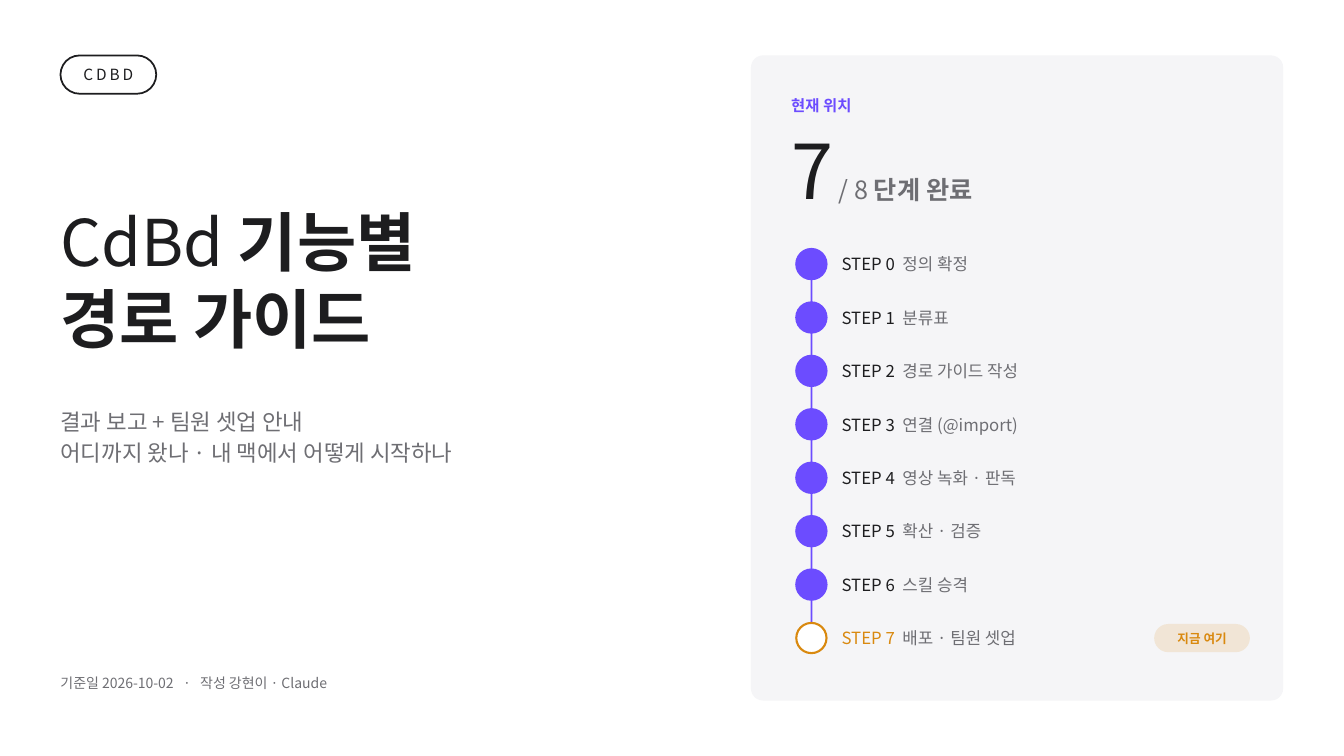
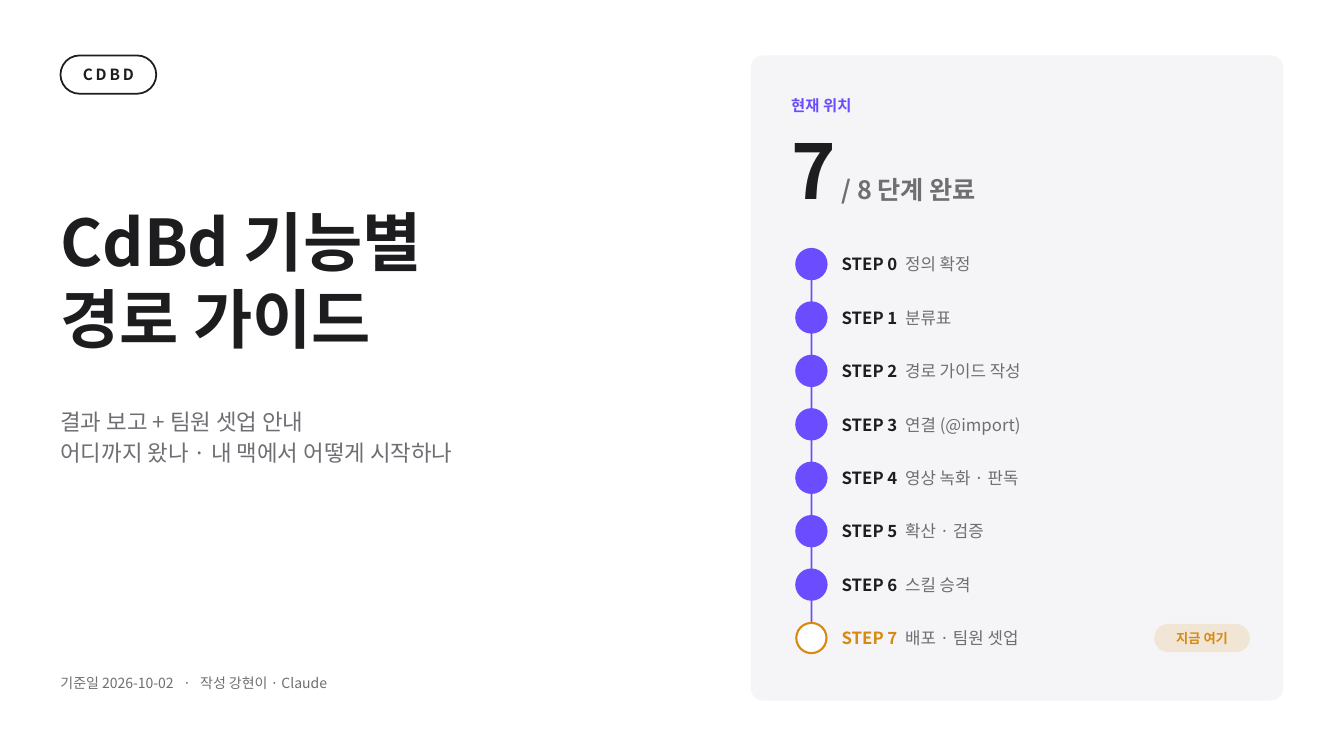
Before and after one commit to CdBd-in/design, a slide deck: slide 1 of _기능별 경로 가이드 — 결과 보고 발표 (2026-10-02).pptx. Drawn at 1344x756 pixels with LibreOffice and Linux fonts; fonts in the diff are those of the drawing. Boxes give left, top, right and bottom in pixels: in the first picture for what was removed or moved away, otherwise in the second. Text is boxed around its words. In the diff, an @@ line names an element or a change of style, - is before the commit and + after.

```diff
--- a/_기능별 경로 가이드 — 결과 보고 발표 (2026-10-02).pptx
+++ b/_기능별 경로 가이드 — 결과 보고 발표 (2026-10-02).pptx
@@ text "CDBD" at (x1=83, y1=68, x2=134, y2=80): bold on @@
@@ text "7 / 8 단계 완료" at (x1=791, y1=143, x2=976, y2=201): font Roboto to Noto Sans CJK KR in "단계 완료"; bold on in "7 / 8" @@
@@ title "CdBd 기능별" at (x1=60, y1=212, x2=422, y2=349): font Roboto to Noto Sans CJK KR in "기능별", "경로 가이드"; bold on in "CdBd" @@
@@ text "STEP 0 정의 확정" at (x1=842, y1=256, x2=971, y2=272): font Roboto to Noto Sans CJK KR in "정의 확정"; bold on in "STEP 0" @@
@@ text "STEP 1 분류표" at (x1=842, y1=310, x2=951, y2=326): font Roboto to Noto Sans CJK KR in "분류표"; bold on in "STEP 1" @@
@@ text "STEP 2 경로 가이드 작성" at (x1=842, y1=363, x2=1021, y2=379): font Roboto to Noto Sans CJK KR in "경로 가이드 작성"; bold on in "STEP 2" @@
@@ text "STEP 3 연결 (@import)" at (x1=842, y1=417, x2=1021, y2=435): font Roboto to Noto Sans CJK KR in "연결"; bold on in "STEP 3" @@
@@ text "STEP 4 영상 녹화 · ..." at (x1=842, y1=470, x2=1019, y2=486): font Roboto to Noto Sans CJK KR in "영상 녹화 판독"; bold on in "STEP 4" @@
@@ text "STEP 5 확산 · 검증" at (x1=842, y1=523, x2=984, y2=538): font Roboto to Noto Sans CJK KR in "확산 검증"; bold on in "STEP 5" @@
@@ text "STEP 6 스킬 승격" at (x1=842, y1=577, x2=971, y2=592): font Roboto to Noto Sans CJK KR in "스킬 승격"; bold on in "STEP 6" @@
@@ text "STEP 7 배포 · 팀원 ..." at (x1=842, y1=630, x2=1019, y2=645): font Roboto to Noto Sans CJK KR in "배포 팀원 셋업"; bold on in "STEP 7" @@
@@ text "지금 여기" at (x1=1176, y1=632, x2=1228, y2=644): size 9 to 9.5 pt, font Roboto to Noto Sans CJK KR @@
```
Also in this commit, not shown: 19 other slides changed, 2 slides added.
